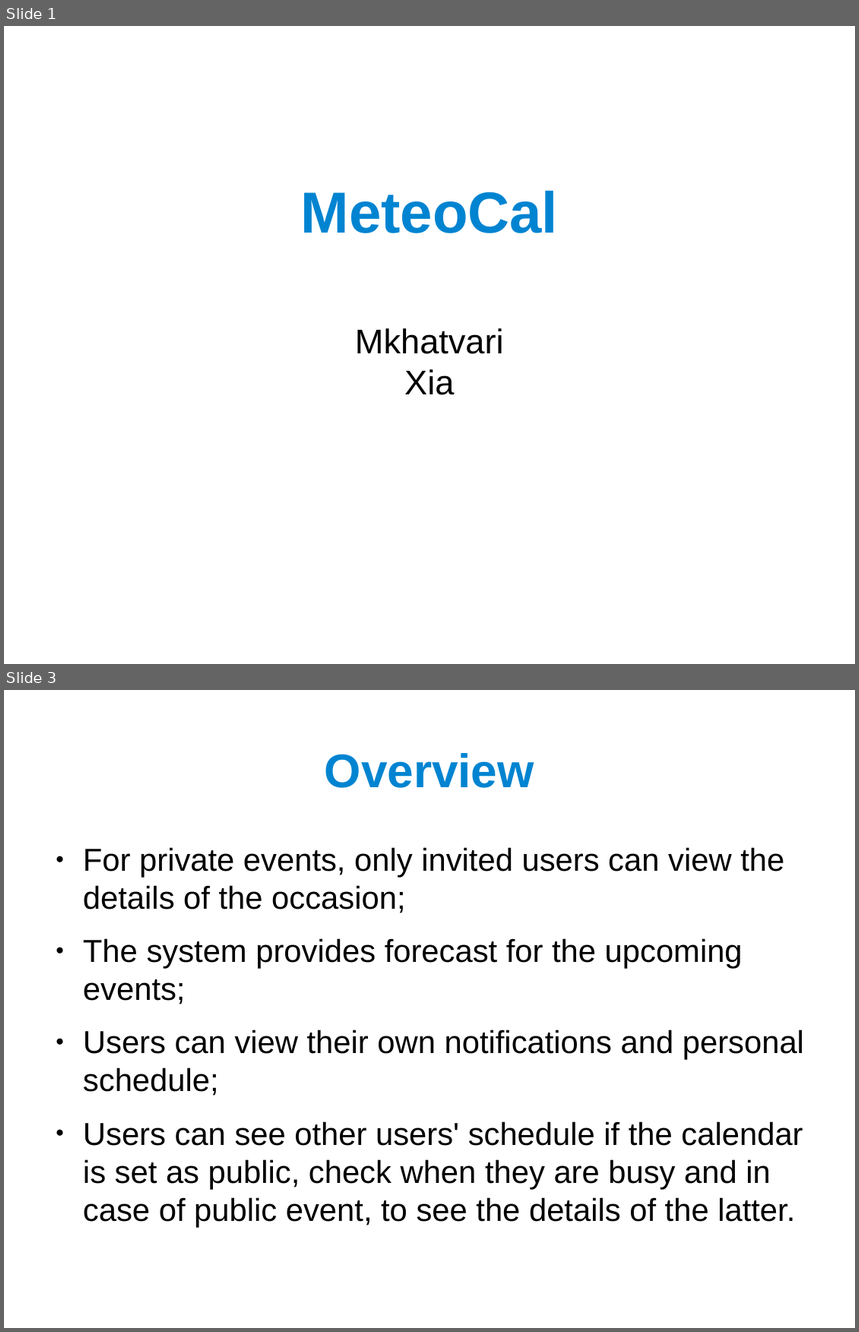
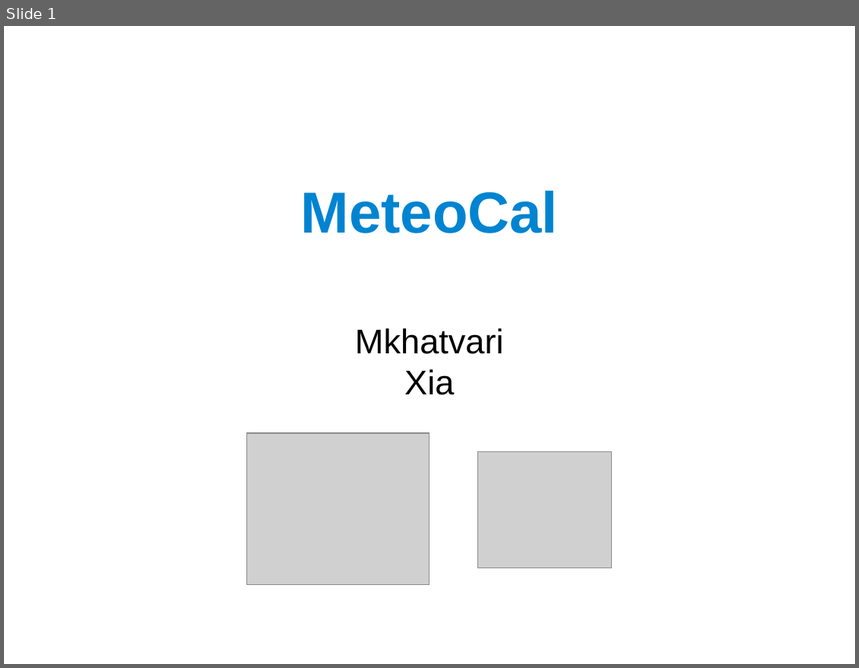
Before and after one commit to nico-mkhatvari/SE2, a slide deck: Presentation.odp. Shown one above the other, each under a label of ours: slides 1 and 3 before the commit, slide 1 after it; the slides between them are not shown. The pictures are 859x1332 and 859x668 pixels, drawn with LibreOffice and Linux fonts; fonts in the diff are those of the drawing; grey boxes stand for pictures. Boxes give left, top, right and bottom in pixels: in the first picture for what was removed or moved away, otherwise in the second. Text is boxed around its words. In the diff, an @@ line names an element or a change of style, - is before the commit and + after.

```diff
--- a/Presentation.odp
+++ b/Presentation.odp
@@ slide 3 removed at [4,690,855,1328], background #FFFFFF @@
@@ title removed at [325,753,534,788] @@
-Overview
@@ text removed at [83,847,804,1228] @@
-● For private events, only invited users can view the details of the occasion;
-● The system provides forecast for the upcoming events;
-● Users can view their own notifications and personal schedule;
-● Users can see other users' schedule if the calendar is set as public, check when they are busy and in case of public event, to see the details of the latter.
@@ slide 1 changed as well @@
@@ picture added at [247,434,430,586] @@
@@ picture added at [478,452,612,569] @@
```
Also in this commit, not shown: 15 other slides changed, 9 slides added, 3 other slides removed.
